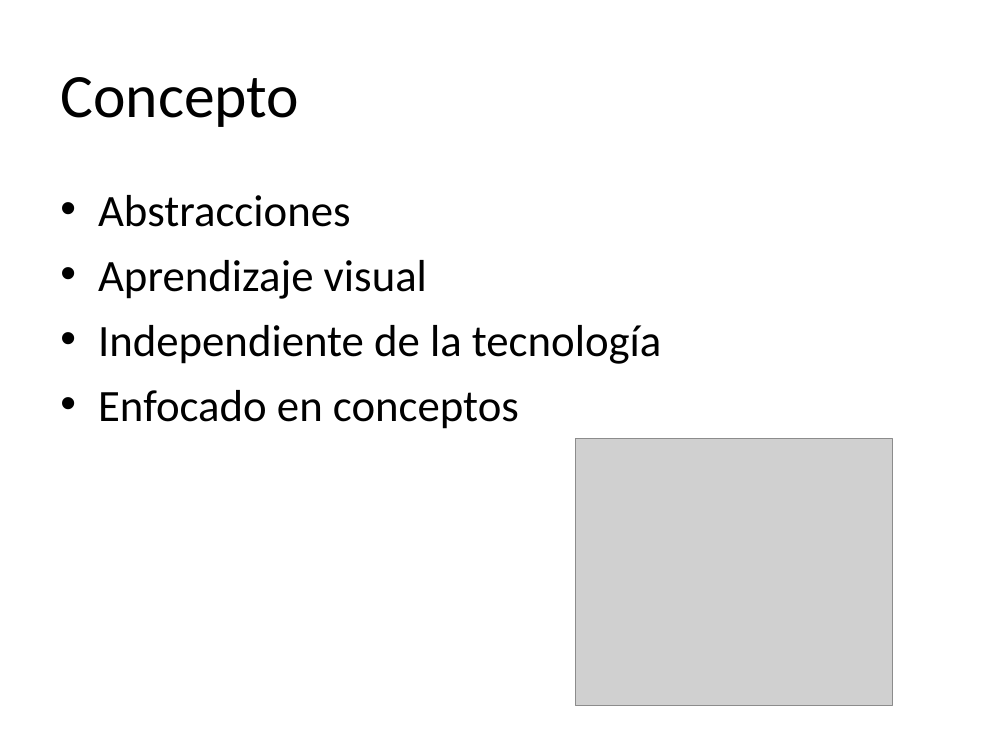
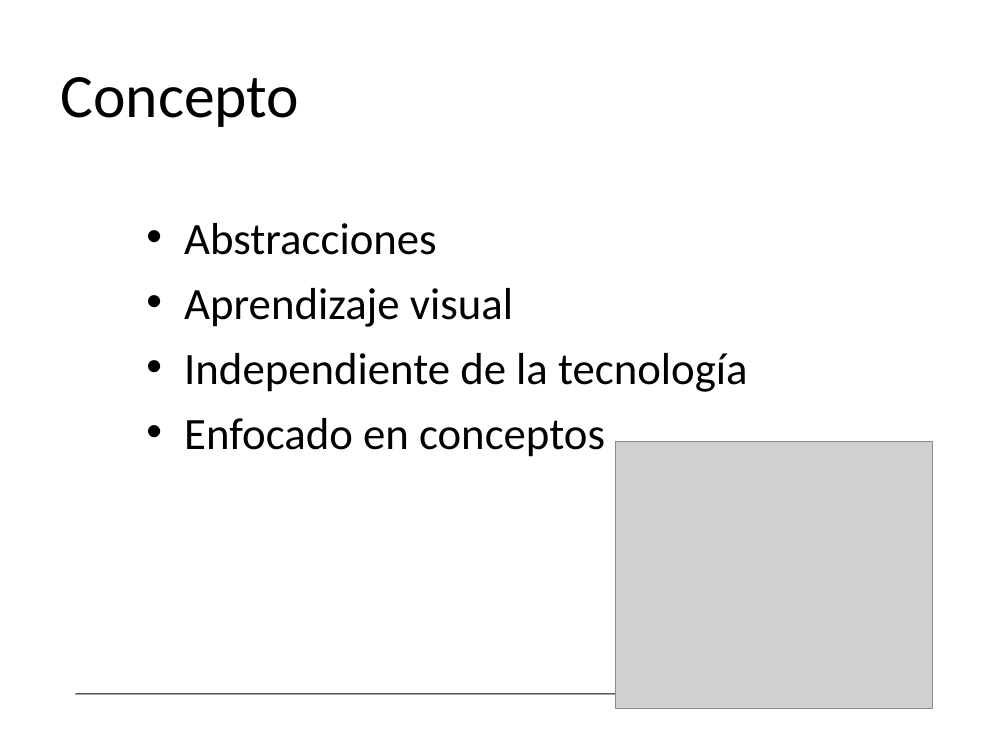
Before and after one commit to bossiernesto/objectbrowserpharo, a slide deck: slide 6 of docs/LOOP-demo-final.ppt (slide 4 before the commit). Drawn at 1008x756 pixels with LibreOffice and Linux fonts; fonts in the diff are those of the drawing; grey boxes stand for pictures. Boxes give left, top, right and bottom in pixels: in the first picture for what was removed or moved away, otherwise in the second. Text is boxed around its words. In the diff, an @@ line names an element or a change of style, - is before the commit and + after.

```diff
--- a/docs/LOOP-demo-final.ppt
+++ b/docs/LOOP-demo-final.ppt
@@ text "Abstracciones": place and size @@
-text "Abstracciones" at bbox=[98, 195, 662, 429]
+text "Abstracciones" at bbox=[184, 223, 748, 457]
@@ picture: place and size @@
-picture at bbox=[575, 438, 892, 706]
+picture at bbox=[616, 442, 933, 709]
@@ line added from (76, 694) to (917, 694), #000000 0.74 pt @@
```
Also in this commit, not shown: 6 other slides changed, 11 slides added, 1 other file.
